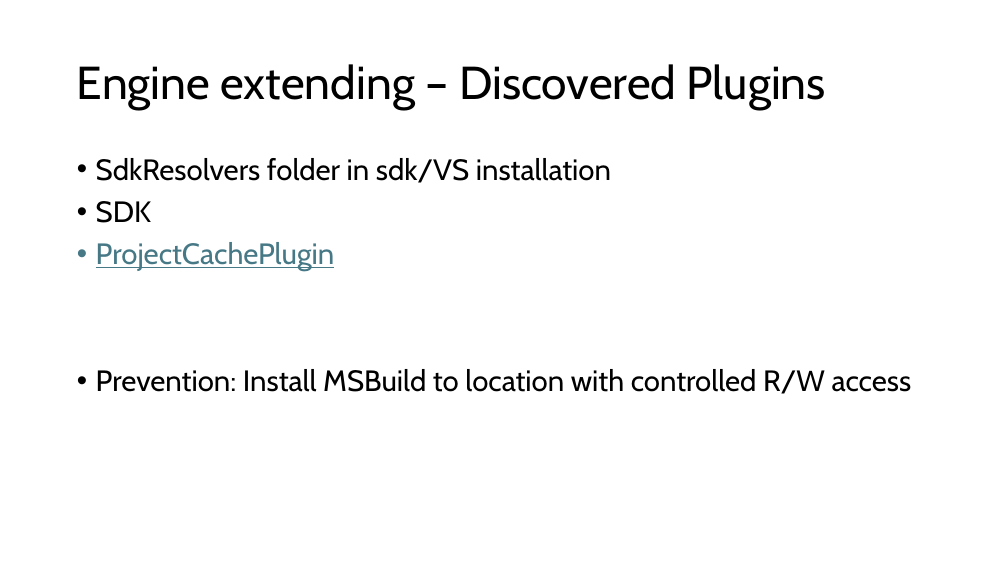
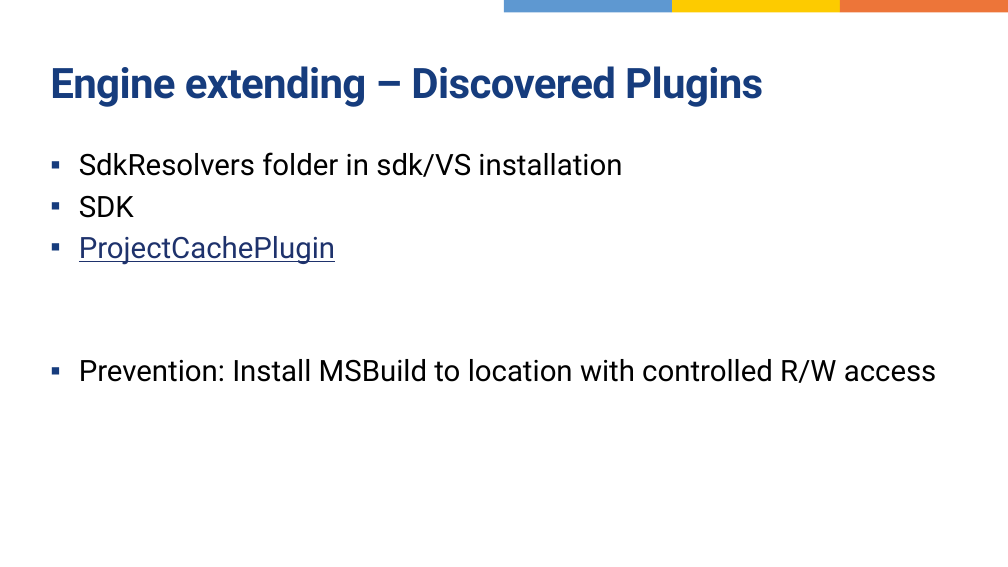
Before and after one commit to dotutils/securing-msbuild, a slide deck: slide 9 of Doc/MSBuildSecurity.pptx. Drawn at 1008x567 pixels with LibreOffice and Linux fonts; fonts in the diff are those of the drawing. Boxes give left, top, right and bottom in pixels: in the first picture for what was removed or moved away, otherwise in the second. Text is boxed around its words. In the diff, an @@ line names an element or a change of style, - is before the commit and + after.

```diff
--- a/Doc/MSBuildSecurity.pptx
+++ b/Doc/MSBuildSecurity.pptx
@@ rectangle added at box(504, 0, 672, 13), fill #5E98D1 @@
@@ rectangle added at box(672, 0, 840, 13), fill #FDCB00 @@
@@ rectangle added at box(840, 0, 1008, 13), fill #ED7539 @@
@@ title "Engine extending – Discovered Plugins": place and size @@
-title "Engine extending – Discovered Plugins" at box(77, 64, 826, 110)
+title "Engine extending – Discovered Plugins" at box(50, 66, 763, 107)
@@ title "Engine extending – Discovered Plugins" at box(50, 66, 763, 107): size 44 to 40 pt, font Cabin to Roboto, text colour #000000 to #163C7D, letter spacing 0 to -0.6 pt, bold on; line spacing 0.9 to 1 @@
@@ text "SdkResolvers folder in sdk/VS installation": place and size @@
-text "SdkResolvers folder in sdk/VS installation" at box(96, 158, 912, 394)
+text "SdkResolvers folder in sdk/VS installation" at box(79, 152, 937, 383)
@@ text "SdkResolvers folder in sdk/VS installation" at box(79, 152, 937, 383): font Cabin to Roboto; text colour #467886 to #1E326C in "ProjectCachePlugin"; bullet • to ▪; line spacing 0.9 to 1; less space between paragraphs @@
```
Also in this commit, not shown: 14 other slides changed, 1 slide added, 1 other file.
